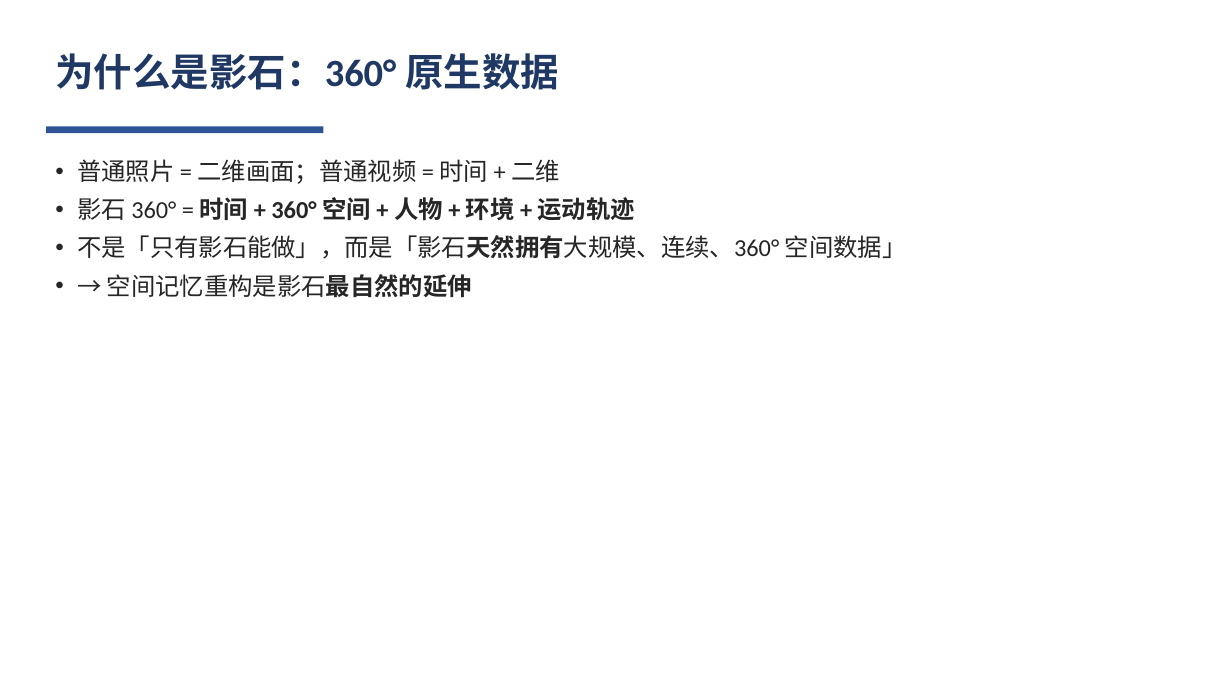
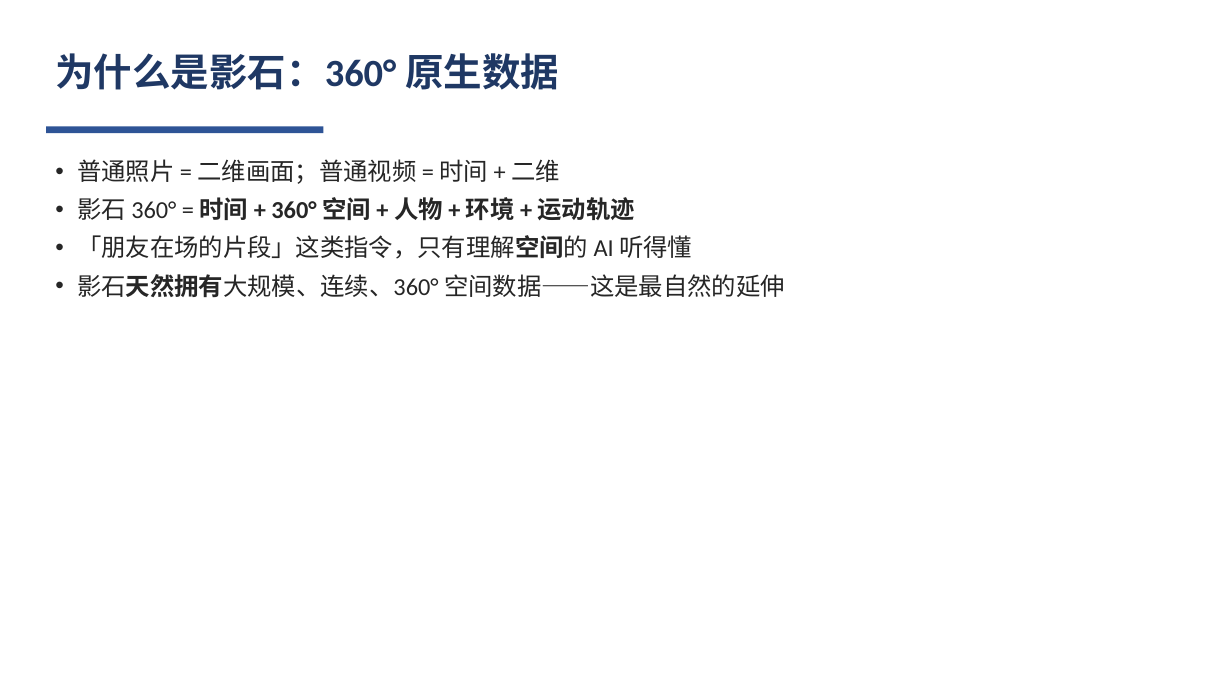
Before and after one commit to obtito/insta360-ai-memory-space, a slide deck: slide 5 of 影石黑客松_Pitch.pptx. Drawn at 1232x693 pixels with LibreOffice and Linux fonts; fonts in the diff are those of the drawing. Boxes give left, top, right and bottom in pixels: in the first picture for what was removed or moved away, otherwise in the second. Text is boxed around its words. In the diff, an @@ line names an element or a change of style, - is before the commit and + after.

Commit message:
Pitch deck 定稿：记忆驱动的 AI 剪辑（含北极星指标/项目重点/星系工作台）+ 忆境测试报告（test-ready 版）

```diff
--- a/影石黑客松_Pitch.pptx
+++ b/影石黑客松_Pitch.pptx
@@ text at (77, 235, 785, 297): text changed @@
-• 不是「只有影石能做」，而是「影石天然拥有大规模、连续、360° 空间数据」
-• → 空间记忆重构是影石最自然的延伸
+• 「朋友在场的片段」这类指令，只有理解空间的 AI 听得懂
+• 影石天然拥有大规模、连续、360° 空间数据——这是最自然的延伸
```
Also in this commit, not shown: 8 other slides changed, 2 slides added, 3 other files.
